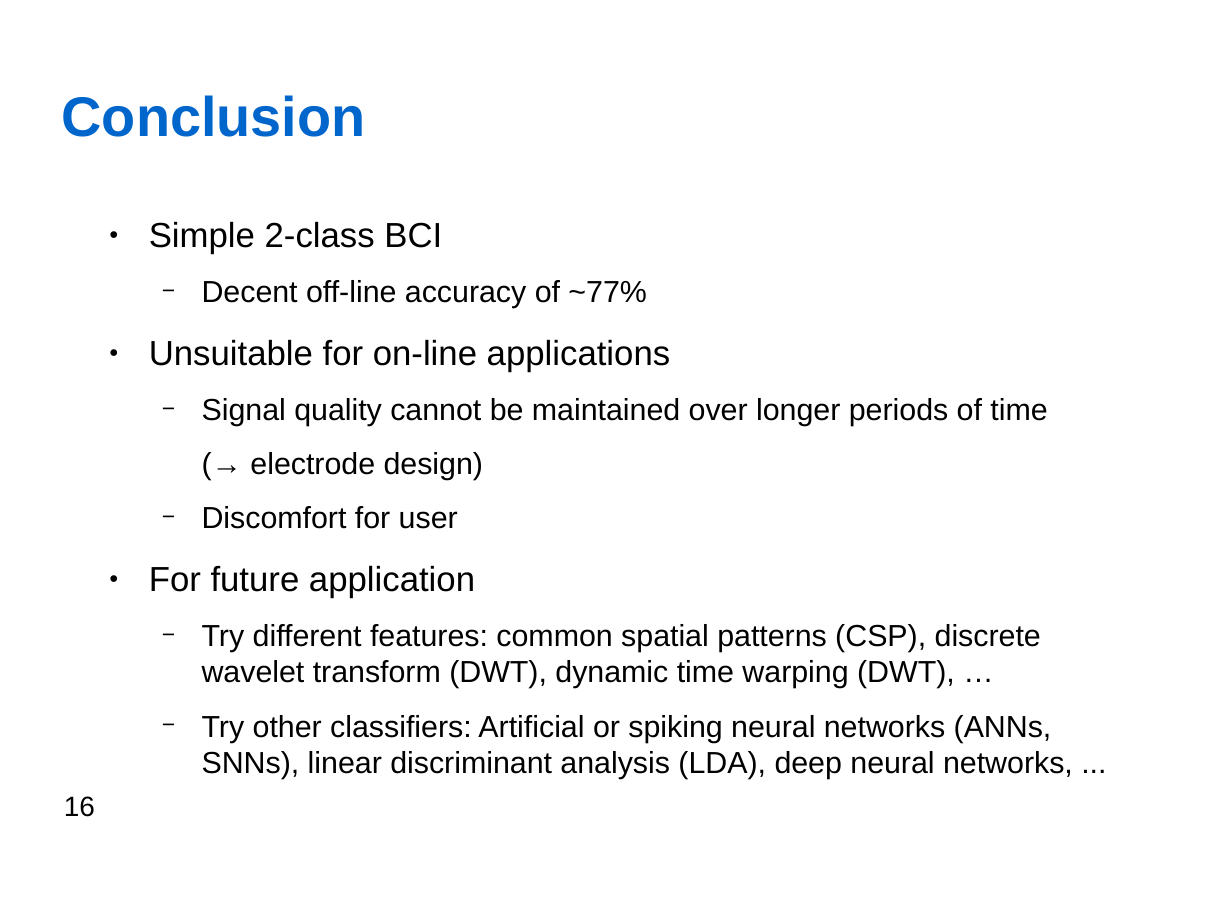
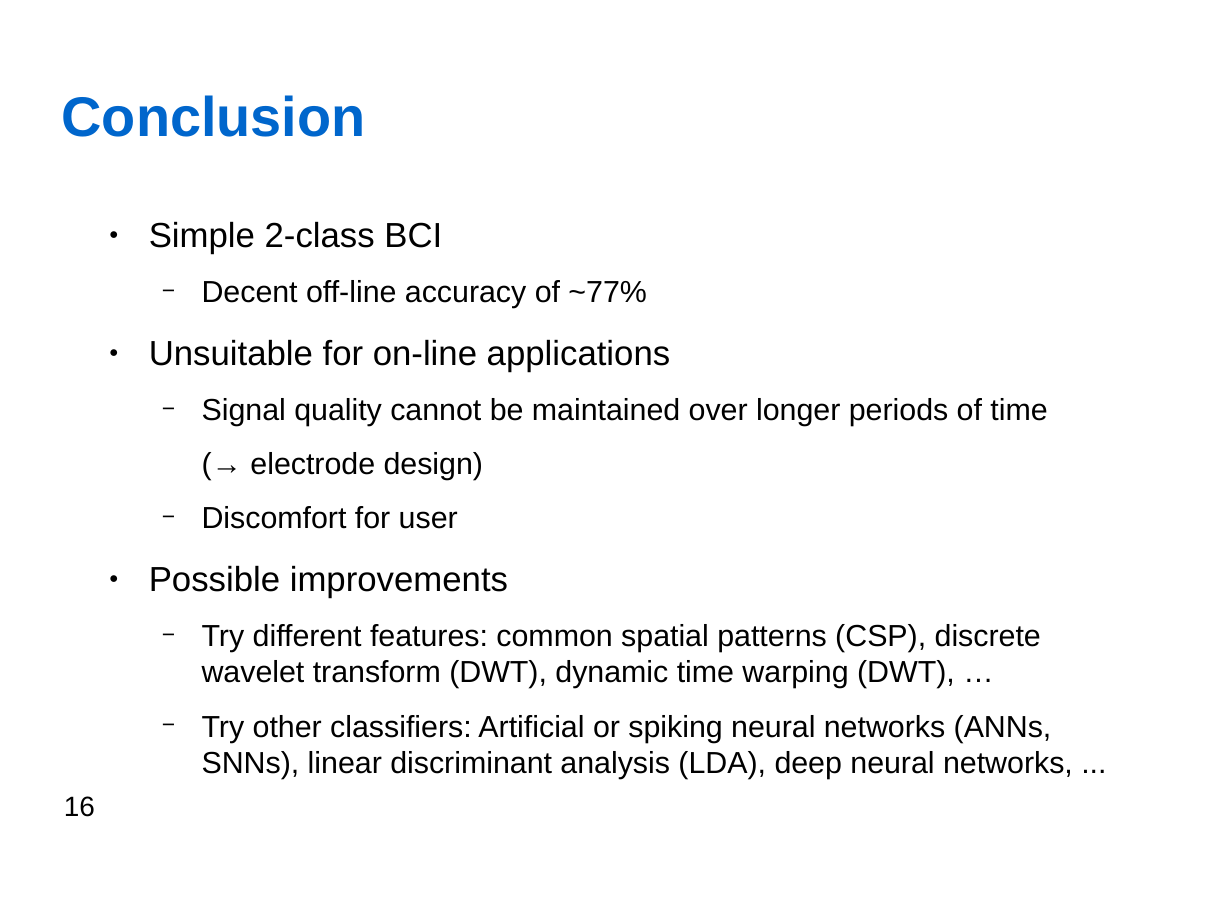
Before and after one commit to jfedjaev/NSTresearchPractice, a slide deck: slide 16 of Report/Presentation/Fedjaev_ResearchPractice.odp. Drawn at 1232x924 pixels with LibreOffice and Linux fonts; fonts in the diff are those of the drawing; background and template pictures are left out. Boxes give left, top, right and bottom in pixels: in the first picture for what was removed or moved away, otherwise in the second. Text is boxed around its words. In the diff, an @@ line names an element or a change of style, - is before the commit and + after.

```diff
--- a/Report/Presentation/Fedjaev_ResearchPractice.odp
+++ b/Report/Presentation/Fedjaev_ResearchPractice.odp
@@ text at [149, 565, 508, 598]: text changed @@
-● For future application
+● Possible improvements
```
Also in this commit, not shown: 2 other slides changed, 2 other files.
